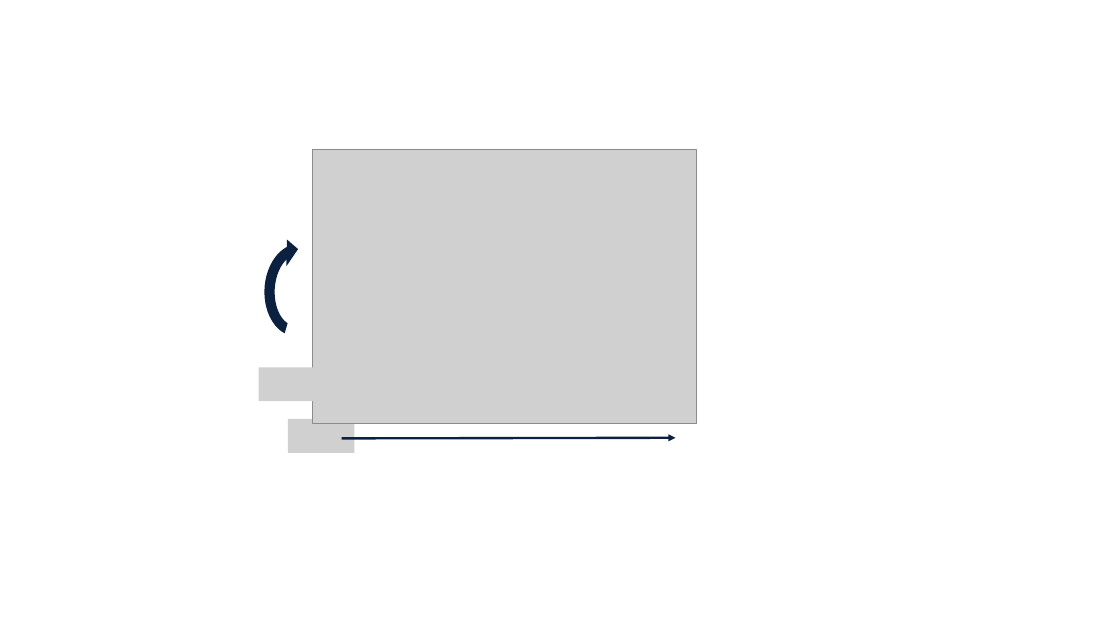
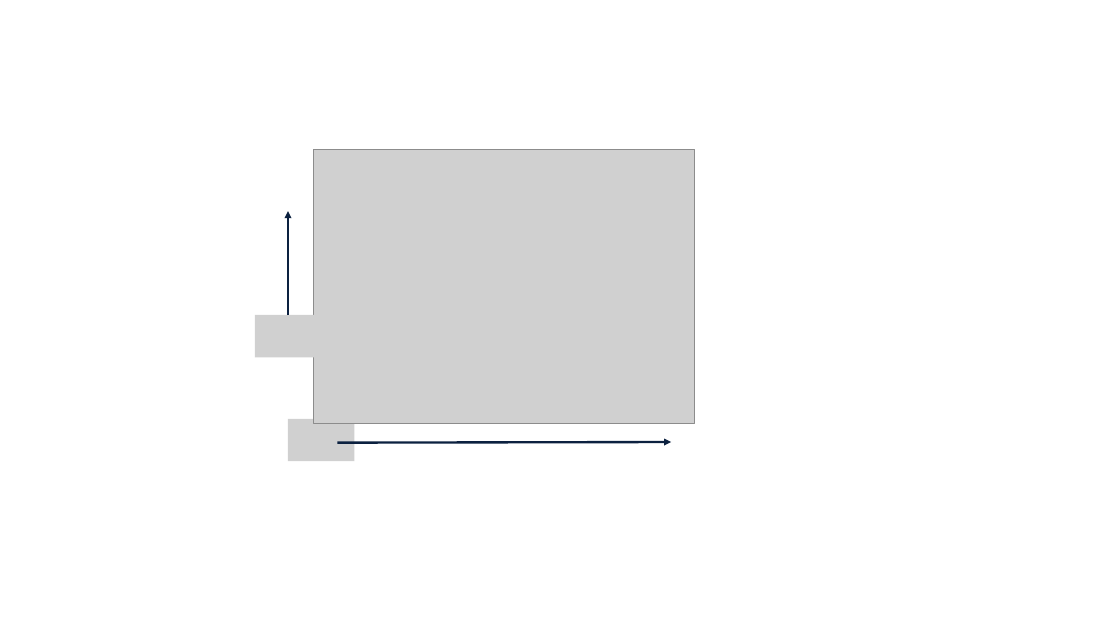
Before and after one commit to sergicastells9/Candidacy, a slide deck: slide 1 of Oral Candidacy/Presentation/Figures/photon_candidate_vars_schematics.pptx. Drawn at 1120x630 pixels with LibreOffice and Linux fonts; fonts in the diff are those of the drawing; grey boxes stand for pictures. Boxes give left, top, right and bottom in pixels: in the first picture for what was removed or moved away, otherwise in the second. Text is boxed around its words. In the diff, an @@ line names an element or a change of style, - is before the commit and + after.

```diff
--- a/Oral Candidacy/Presentation/Figures/photon_candidate_vars_schematics.pptx
+++ b/Oral Candidacy/Presentation/Figures/photon_candidate_vars_schematics.pptx
@@ circular arrow removed at <box>253,234,341,347</box> @@
@@ arrow added from (288, 315) to (288, 211), #0C2140 2 pt @@
@@ picture added at <box>255,315,322,357</box> @@
@@ picture removed at <box>259,367,325,401</box> @@
@@ picture: place and size @@
-picture at <box>288,419,355,453</box>
+picture at <box>288,419,355,461</box>
@@ arrow moved from (342, 439) - (676, 438) to (338, 443) - (671, 442) @@
```
Also in this commit, not shown: 1 other slide changed, 5 slides added, 2 slides removed, 18 other files.
